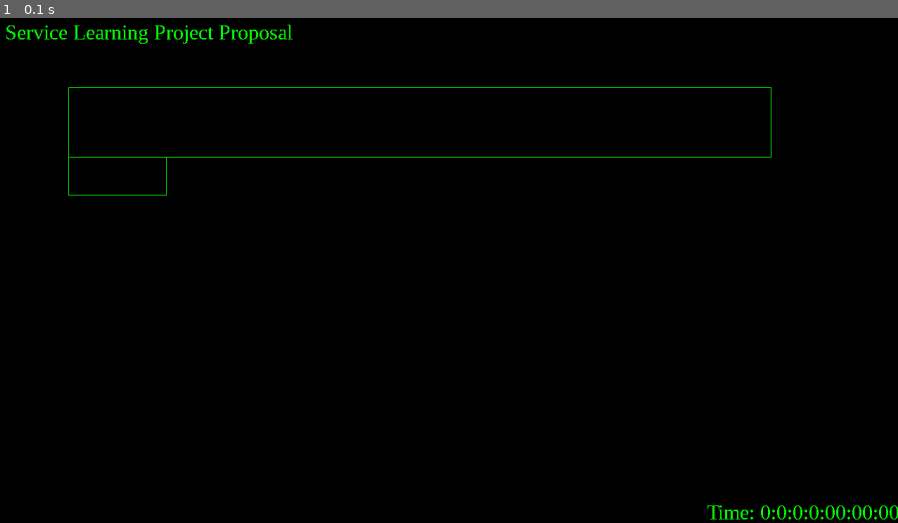
Above: before the commit, frame 1.
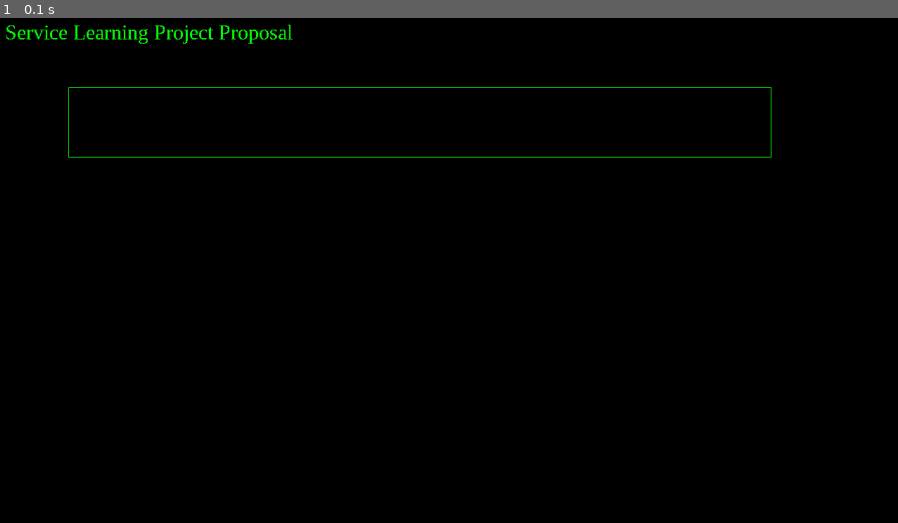
Above: after the commit, the same moment.

Repository: CSA-JDM/In-Memoriam-V2.0
Game: pygame game, started from Service Learning Project Proposal.py
Two runs of this game, one before a commit and one after it. Both use one fixed random seed, a clock stepped at 60 frames per second and the inputs below.
Inputs:
- Up to frame 1 (0.1 s): no input

The runs differ from the first frame. In frame 1, 0.3% of the frame differs, in the area x 7-100%, y 27-100%.

Commit message:
Functioning update
I still need to fix the storage issue.

Diff:
--- a/Service Learning Project Proposal.py
+++ b/Service Learning Project Proposal.py
@@ -16,7 +16,7 @@
 }
 
 
-class ServiceLearningProjectProposal:
+class App:
     def __init__(self):
         # Initialization of Pygame and Necessary Classes
         pygame.init()
@@ -55,22 +55,15 @@
         # Text Boxes
         text_objects = []
         # Text Box #1
-        typed_rect = pygame.Rect([100, 100], [1000, 100])
-        special_input_rect = pygame.Rect([100, 199], [140, 55])
-        typed_pos = typed_rect[0] + 10, typed_rect[1] + 10
-        special_input_pos = special_input_rect[0] + 10, special_input_rect[1] + 5
-        # 8-Digit Text Box
-        typed = Text(tnr_30, typed_pos, screen, typed_rect, "green")
-        special_input = Text(tnr_30, special_input_pos, screen, special_input_rect, "green")
-
-        text_objects += [typed]
-        text_objects += [special_input]
+        username_input_rect = pygame.Rect([100, 100], [1000, 100])
+        username_input_pos = username_input_rect[0] + 10, username_input_rect[1] + 10
+        username_input = Text(tnr_30, screen, pos=username_input_pos, rect=username_input_rect, color="green")
+        text_objects += [username_input]
         # Background
         background_rect = [True, screen.get_rect()]
         # Selection of Regions
         selected_region = {
-            f"{typed_rect}": [False, typed_rect, 1],
-            f"{special_input_rect}": [False, special_input_rect, 2]
+            f"{username_input_rect}": [False, username_input_rect, 1]
         }
         # Main Loop
         while not done:
@@ -79,8 +72,7 @@
                 if event.type == pygame.QUIT:
                     done = True
                 elif event.type == pygame.USEREVENT + 1:
-                    typed.selector()
-                    special_input.selector()
+                    username_input.selector()
                 elif event.type == pygame.KEYDOWN:
                     pressed_key = pygame.key.name(event.key)
                     mods = pygame.key.get_mods()
@@ -96,14 +88,14 @@
                                 pygame.display.set_mode(monitor_size, pygame.FULLSCREEN)
                                 full_screen = True
                     elif pressed_key == "tab":
-                        if background_rect[0] is True:
+                        if background_rect[0]:
                             background_rect[0] = False
                             for object_ in selected_region:
                                 if selected_region[object_][2] == 1:
                                     selected_region[object_][0] = True
                         else:
                             for object_ in selected_region:
-                                if selected_region[object_][0] is True:
+                                if selected_region[object_][0]:
                                     selected_region[object_][0] = False
                                     total_regions = len(selected_region.keys())
                                     for object__ in selected_region:
@@ -115,13 +107,13 @@
                                     if total_regions == 0:
                                         background_rect[0] = True
                                     break
-                    if background_rect[0] is True:
+                    if background_rect[0]:
                         if pressed_key == "1":
                             audio.check_channel(mods, joyner_lucas___im_sorry)
                         elif pressed_key == "2":
                             audio.check_channel(mods, the_fray_x_ddlc___how_to_save_sayoris_life)
                     for object_ in text_objects:
-                        if selected_region[f"{object_.rect}"][0] is True:
+                        if selected_region[f"{object_.rect}"][0]:
                             object_.check_typed(pressed_key, mods)
                 elif event.type == pygame.KEYUP:
                     # pressed_key = pygame.key.name(event.key)
@@ -147,23 +139,21 @@
 
             s_time = Time().s_time
             clicked_text = tnr_30.render("Clicks: %s" % s_times_clicked, False, colors["green"])
-            current_time = tnr_30.render("Time: " + ":".join(reversed(s_time)),
+            session_time = tnr_30.render("Session Time: " + ":".join(reversed(s_time)),
                                          False, colors["green"])
 
             screen.fill(colors["black"])
 
-            typed.rect_(typed_rect)
-            special_input.rect_(special_input_rect)
+            username_input.rect_(username_input_rect)
 
             screen.blit(intro_text, [10, 5])
-            screen.blit(current_time, [monitor_size[0] * 0.7875, monitor_size[1] * 0.955555556])
-            if clicked_text is None:
-                screen.blit(clicked_text, [monitor_size[0] * 0.7875, monitor_size[1] * 0.911111111])
+            screen.blit(clicked_text, [1234, 770])
+            screen.blit(session_time, [1150, 810])
 
             for object_ in text_objects:
-                if selected_region[f"{object_.rect}"][0] is True:
+                if selected_region[f"{object_.rect}"][0]:
                     object_.text_box(True)
-                elif selected_region[f"{object_.rect}"][0] is False:
+                elif not selected_region[f"{object_.rect}"][0]:
                     object_.text_box(False)
 
             pygame.display.flip()
@@ -204,7 +194,8 @@
 
 
 class Text:
-    def __init__(self, font, pos, surface, rect, color):
+    def __init__(self, font, surface, pos=(0, 0),
+                 rect=pygame.Rect([0, 0], [0, 0]), color="white"):
         self.pos = pos
         self.font = font
         self.surface = surface
@@ -353,4 +344,4 @@
 
 
 if __name__ == "__main__":
-    ServiceLearningProjectProposal()
+    App()
